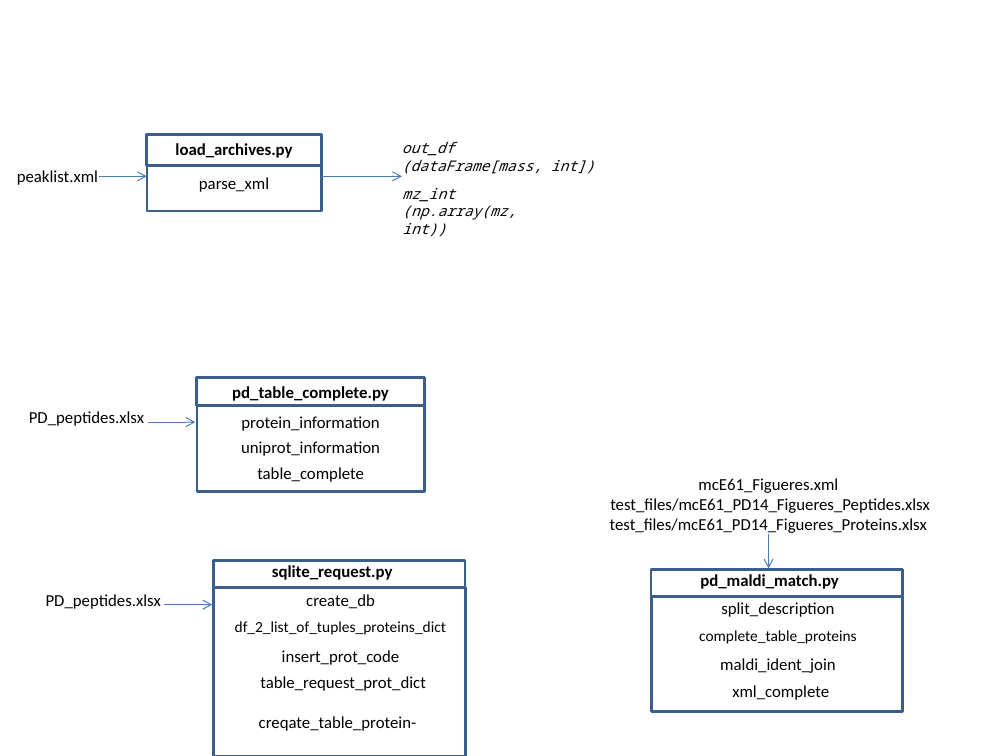
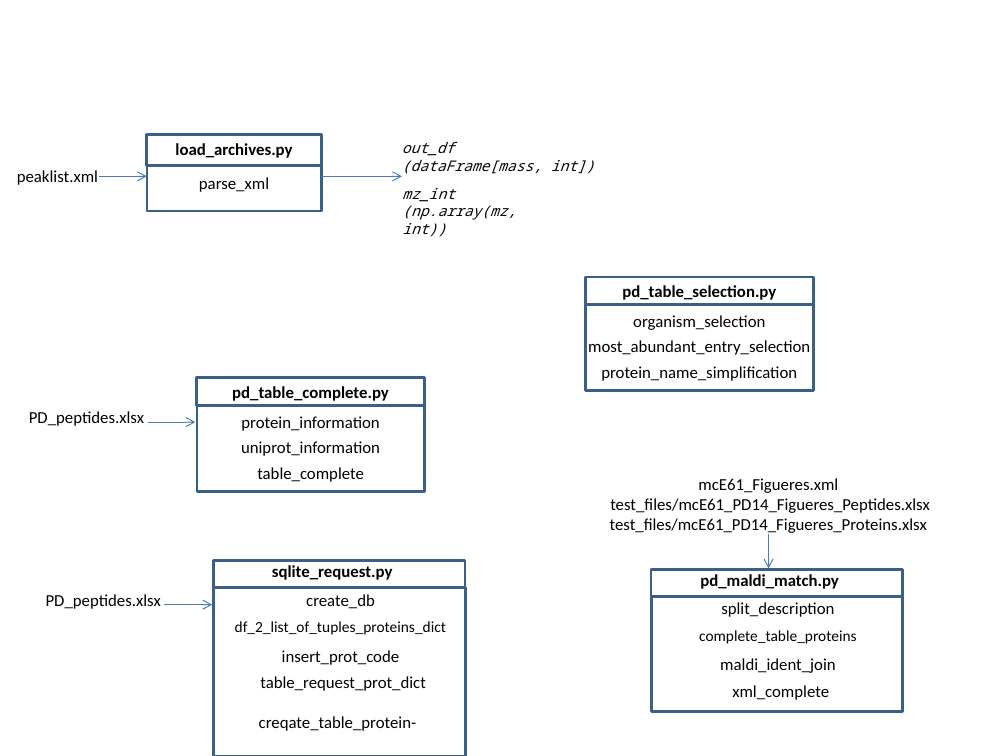
Before and after one commit to cplqam/IDAEA-IIBB_Aquasearch, a slide deck: slide 2 of docs/Summary.pptx. Drawn at 1008x756 pixels with LibreOffice and Linux fonts; fonts in the diff are those of the drawing. Boxes give left, top, right and bottom in pixels: in the first picture for what was removed or moved away, otherwise in the second. Text is boxed around its words. In the diff, an @@ line names an element or a change of style, - is before the commit and + after.

Commit message:
One module per day added to the scheme !

```diff
--- a/docs/Summary.pptx
+++ b/docs/Summary.pptx
@@ group added at [586,277,813,391]: 4 texts, 2 rectangles @@
+pd_table_selection.py
+most_abundant_entry_selection
+protein_name_simplification
+organism_selection
```
